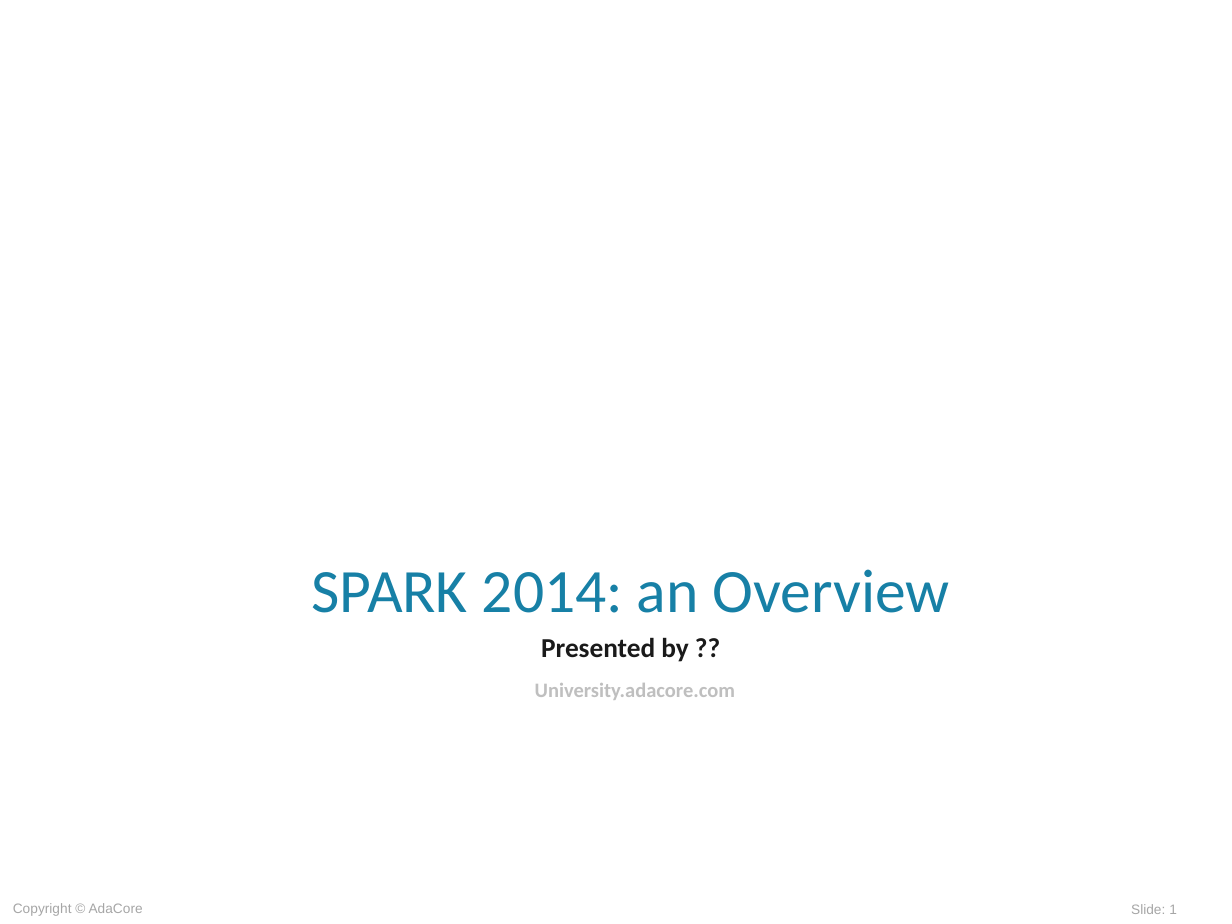
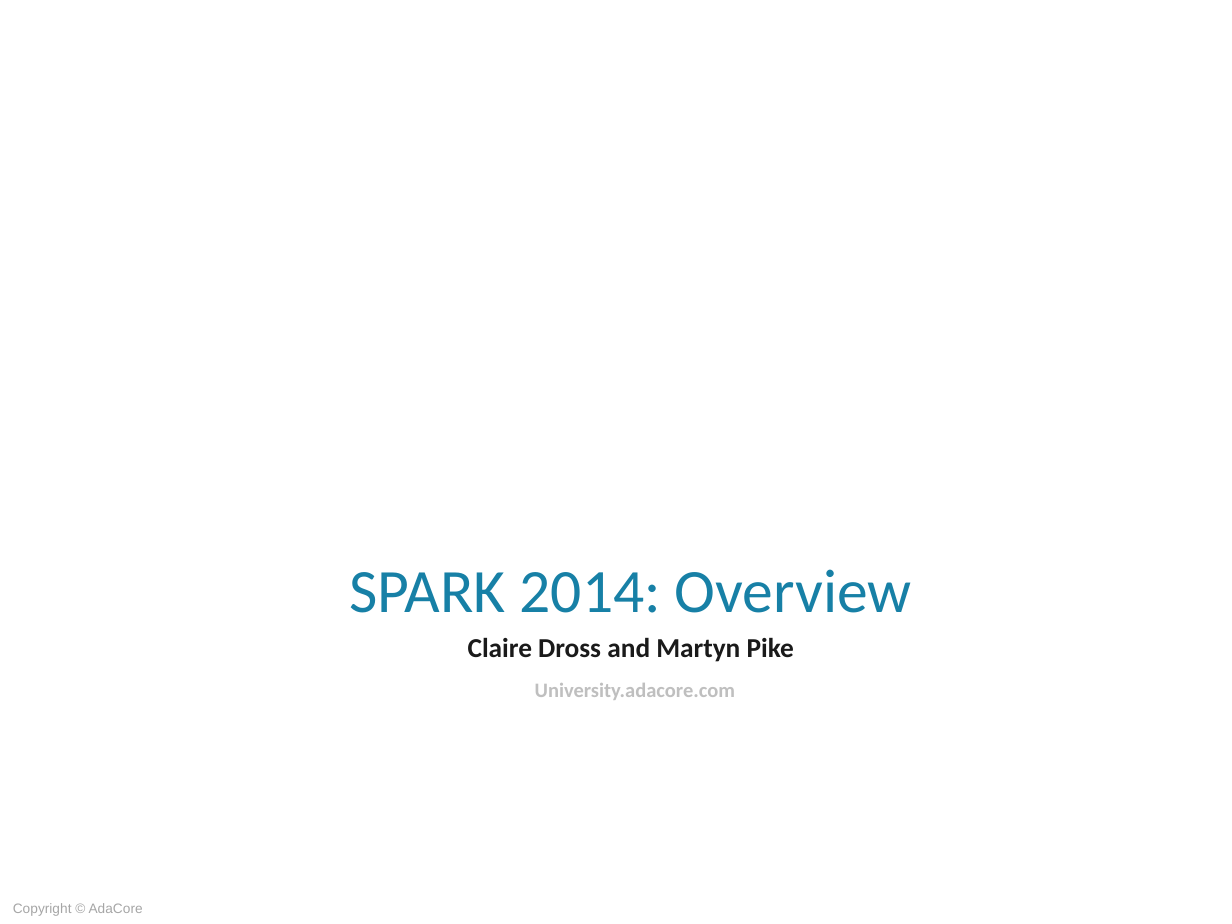
Before and after one commit to AdaCoreU/Courses, a slide deck: slide 1 of lectures/06_SPARK_2014/01_Overview/Slides/01_Overview.ppt. Drawn at 1232x924 pixels with LibreOffice and Linux fonts; fonts in the diff are those of the drawing; background and template pictures are left out. Boxes give left, top, right and bottom in pixels: in the first picture for what was removed or moved away, otherwise in the second. Text is boxed around its words. In the diff, an @@ line names an element or a change of style, - is before the commit and + after.

Commit message:
Updated 01_Overview.ppt with new slide formats to match Captivate Quiz Active components.  Added 01_Overview.cptx initial Captivate file

```diff
--- a/lectures/06_SPARK_2014/01_Overview/Slides/01_Overview.ppt
+++ b/lectures/06_SPARK_2014/01_Overview/Slides/01_Overview.ppt
@@ text at <box>349,569,912,613</box>: text changed @@
-SPARK 2014: an Overview
+SPARK 2014: Overview
@@ text at <box>468,637,794,662</box>: text changed @@
-Presented by ??
+Claire Dross and Martyn Pike
@@ page number removed at <box>1131,904,1177,914</box> @@
-Slide: 1
```
Also in this commit, not shown: 33 other slides changed, 2 slides added, 2 slides removed, 1 other file.
